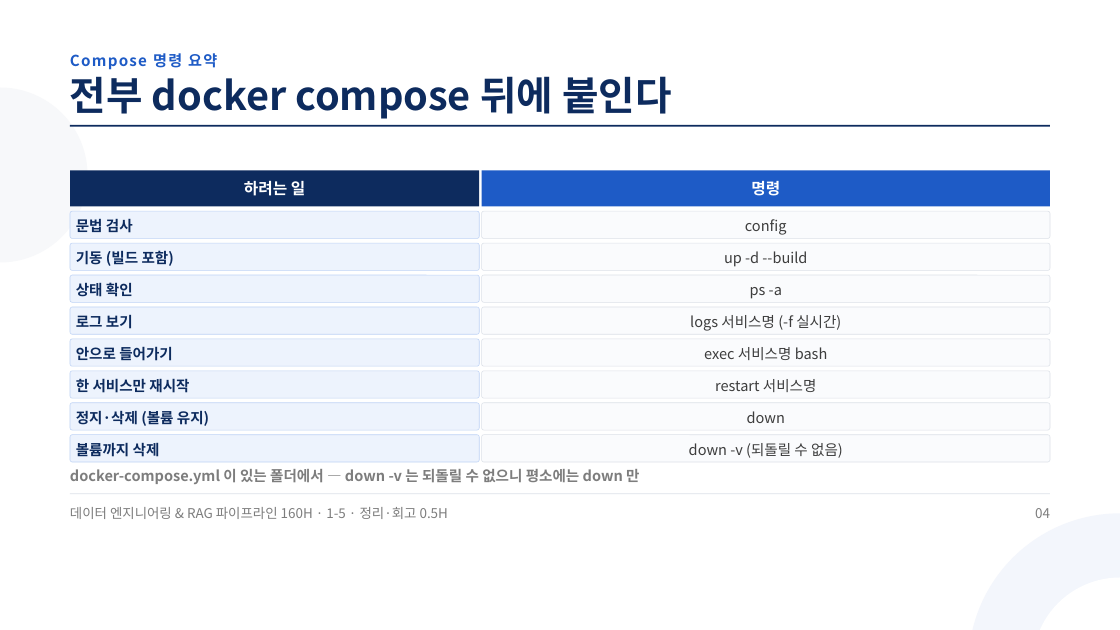
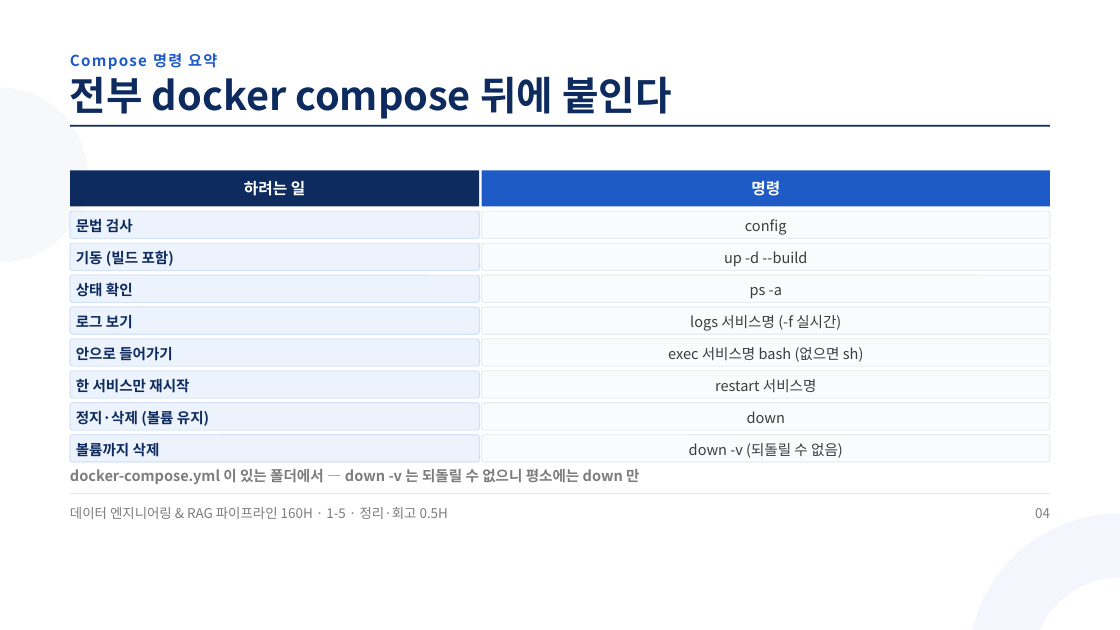
Before and after one commit to aebonlee/materials, a slide deck: slide 4 of data-eng/decks/w1d5s4.pptx. Drawn at 1120x630 pixels with LibreOffice and Linux fonts; fonts in the diff are those of the drawing. Boxes give left, top, right and bottom in pixels: in the first picture for what was removed or moved away, otherwise in the second. Text is boxed around its words. In the diff, an @@ line names an element or a change of style, - is before the commit and + after.

```diff
--- a/data-eng/decks/w1d5s4.pptx
+++ b/data-eng/decks/w1d5s4.pptx
@@ text at [668, 347, 864, 362]: text changed @@
-exec 서비스명 bash
+exec 서비스명 bash (없으면 sh)
```
Also in this commit, not shown: 1 other slide changed, 9 other files.
